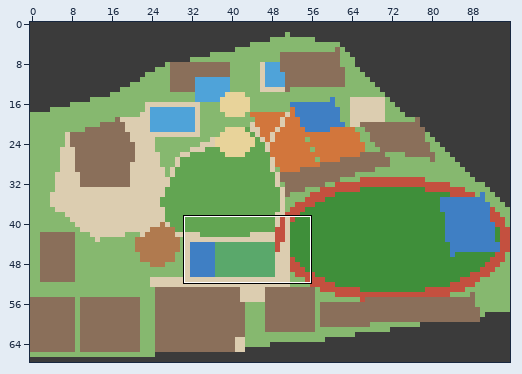
An edit to a level. Tiled map (JSON), assets/maps/ngsc-blockout.tmj. Above, an overview of the earlier version with the close-up marked.
Close-up. First the earlier version:
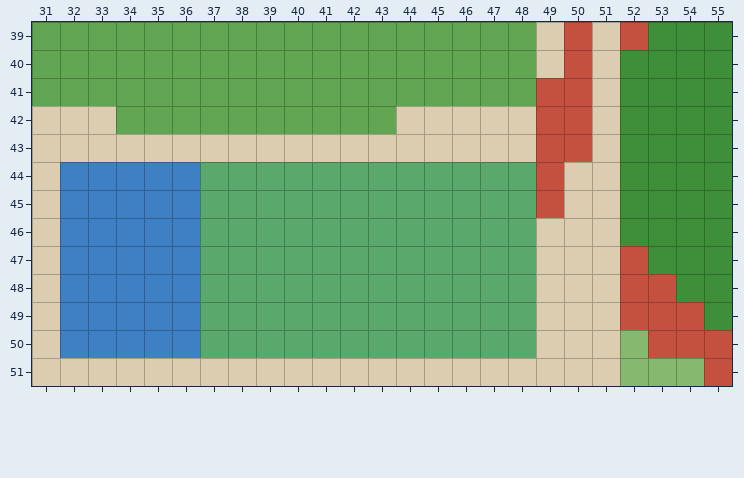
Cells are 32x32 px. Shown: x 31..55, y 39..51. The commit also changed other parts of the map, which this record leaves out.
Now the later version:
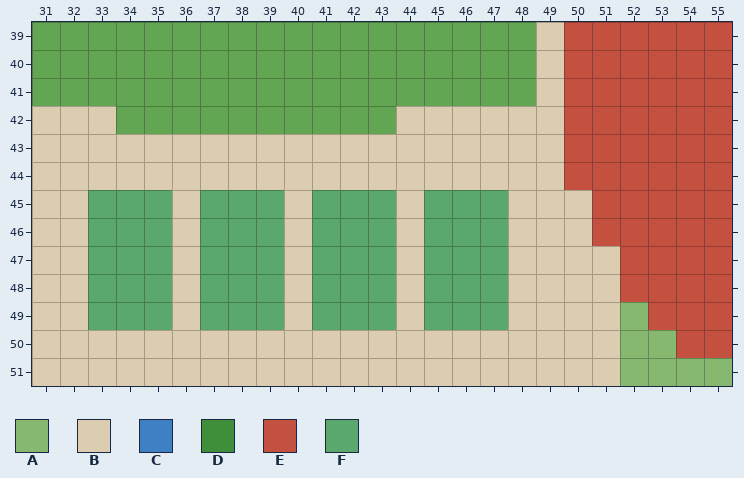
Key: from "blockout": A 1 "garden", B 3 "path", C 8 "hard", D 9 "pitch", E 10 "track", F 11 "court_grn".
_ is an empty cell.
Changes in this commit:
Layer "ground":
Tile A replaces tile E in row 49 at x 52; in row 50 at x 53; in row 51 at x 55.
Tile B replaces tile C in row 44 at x 32 to 36; in rows 45 to 49 at x 32 and 36; in row 50 at x 32 to 36.
Tile B replaces tile E in rows 41 to 45 at x 49.
Tile B replaces tile F in row 44 at x 37 to 48; in rows 45 to 49 at x 40, 44 and 48; in row 50 at x 37 to 48.
Tile E replaces tile B in rows 39 to 43 at x 51; in row 44 at x 50 to 51; in rows 45 to 46 at x 51.
Tile E replaces tile D in row 39 at x 53 to 55; in rows 40 to 46 at x 52 to 55; in row 47 at x 53 to 55; in row 48 at x 54 to 55; in row 49 at x 55.
Tile F replaces tile C in rows 45 to 49 at x 33 to 35.
Boxes around the changes in both close-ups, in picture pixels (x1, y1, x2, y2):
changed: (60, 22, 732, 358)
changed: (704, 358, 732, 386)
